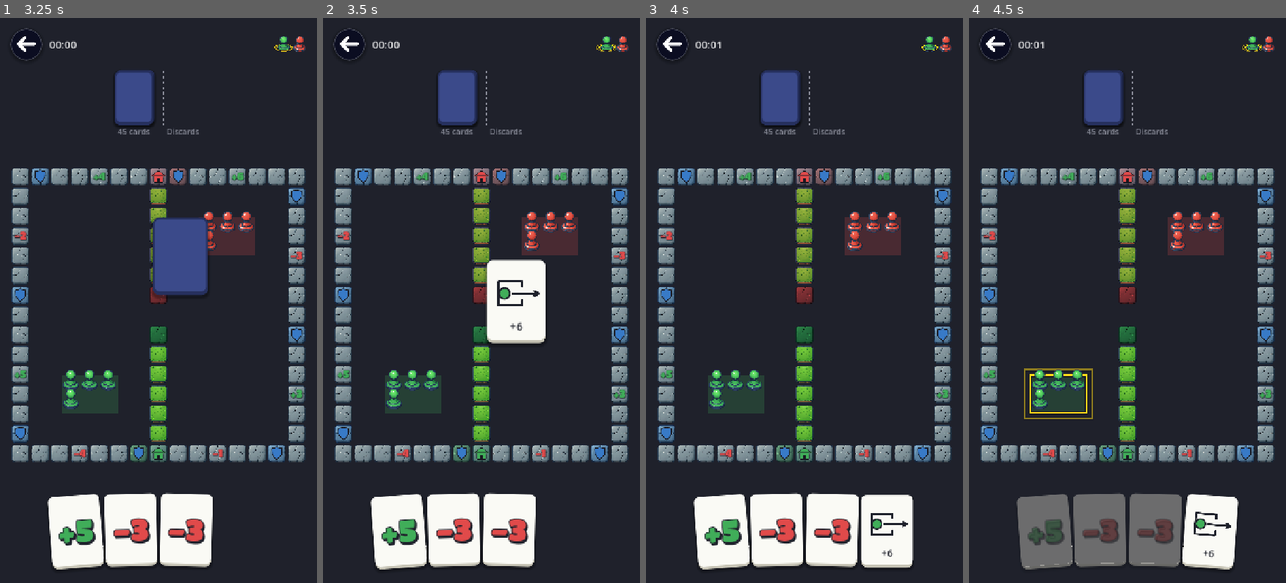
Above: before the commit, frames 1-4 (left to right).
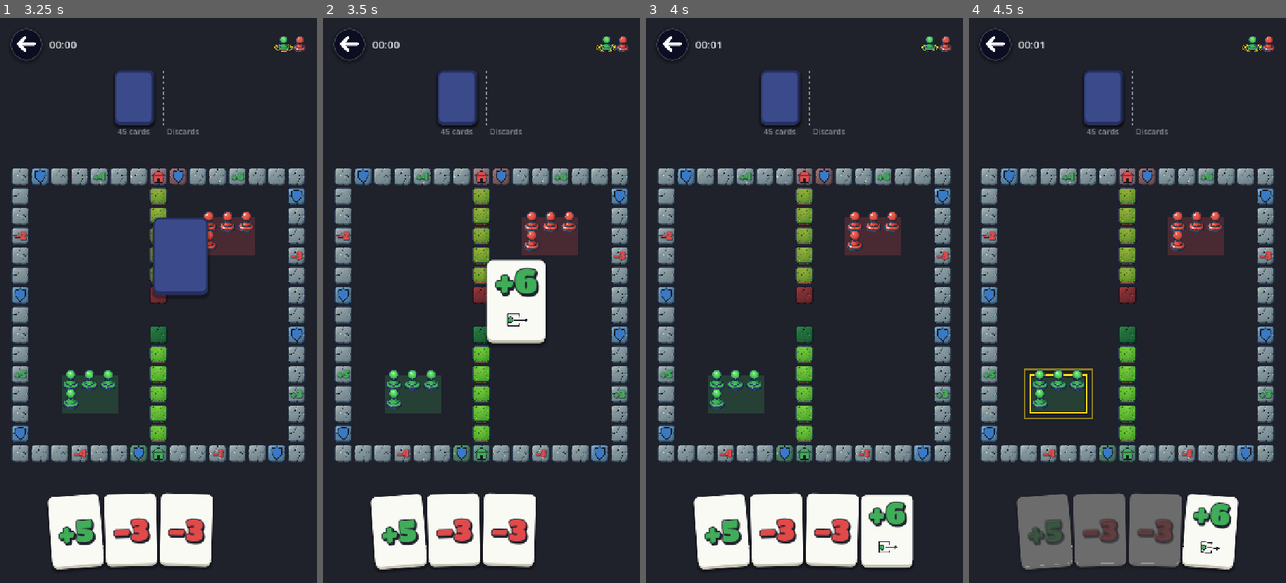
Above: after the commit, the same moments.

Repository: sezertanci/Pawnic
Game: Godot game, scene res://scenes/main.tscn
Same seed, same stepped clock (60 frames per second), same inputs: the game is played once before the commit and once after it.
Inputs (mouse positions are in pixels of both pictures, inside the frame that each line leads up to):
- Up to frame 1 (3.25 s): click "New game" at 0.5 s; click "Single player" at 1.25 s; click "Single player" at 2 s; click "Start" at 2.75 s
- Up to frame 2 (3.5 s): no input
- Up to frame 3 (4 s): tap Enter at 3.5 s; drag from (804, 317) to (836, 176) at 3.52 s
- Up to frame 4 (4.5 s): click (1209, 532) at 4.25 s

Frame 1 is identical in both runs. In frame 2, 0.7% of the frame differs, in the area x 54-69%, y 44-56%; in frame 3, 0.5%; in frame 4, 0.5%.

Commit message:
feat: sembollü kartlarda iri sayı üstte, sembol altta
Co-Authored-By: Claude Opus 5.5 <noreply@anthropic.com>

Diff:
--- a/scripts/ui/card_symbol.gd
+++ b/scripts/ui/card_symbol.gd
@@ -3,8 +3,9 @@
 ## Kartlarda yazının yerine çizilen sembol:
 ## İleri ve geri: iri, konturlu ve gölgeli renkli sayı (+7, −5).
 ## Yer değiştir: iki taş ve aralarında karşılıklı oklar.
-## Çıkış: kutudan dışarı çıkan taş ve ok; çıkış sayısında (+6) altına sayı da yazılır.
-## Kısayol: ev. Joker: yıldız ve seçilebilen sayı aralığı; sayı seçilince üstte o sayı.
+## Çıkış: kutudan dışarı çıkan taş ve ok. Kısayol: ev. Joker: yıldız ve seçilebilen sayı aralığı.
+## Sayılı sembollü kartlarda (çıkış sayısı +6, geri yolla −8, sayısı seçilmiş joker) üst yarıda
+## iri sayı, alt yarıda küçültülmüş sembol çizilir.
 ## Yıldız: yalnızca yıldız (kural ekranındaki kazanma simgesi).
 ## Sembolü olmayan kartlarda gizlidir. Renkler arayüz temasındaki CardSymbol türünden okunur.
 
@@ -37,8 +38,11 @@
 const PAWN_RADIUS := 0.17
 const PAWN_Y := 0.48
 const TEXT_Y := 0.85
-## Jokerde seçilen sayının yazı çizgisi (kart boyuna oranla).
-const CHOSEN_Y := 0.2
+## Sayılı sembollü kartlarda iri sayının kapladığı üst bölüm ve küçük sembolün ortası
+## (kart boyuna oranla), sembolün küçültme oranı.
+const NUMBER_AREA := 0.5
+const SMALL_SYMBOL_Y := 0.72
+const SMALL_SYMBOL_SCALE := 0.5
 const SWAP_RADIUS := 0.13
 const SWAP_PAWN_X := 0.2
 const SWAP_ARROW_X := 0.35
@@ -52,11 +56,15 @@
 ## Taşın kutunun sol kenarından uzaklığı (kutu yarı boyuna oranla).
 const BOX_PAWN_SHIFT := 0.5
 const BOX_ARROW_END := 0.88
-## Kutunun dikey yeri (kart boyuna oranla); +6 kartında yazıya yer açmak için daha yukarıdadır.
+## Kutunun dikey yeri (kart boyuna oranla).
 const EXIT_Y := 0.5
-const EXIT_FORWARD_Y := 0.4
-## Geri yolla: taşın üstündeki dönen okun yarıçapı.
-const TURN_RADIUS := 0.15
+## Geri yolla: taşı çevreleyen eliptik okun yatay ve dikey yarıçapı; ok sağ üstten başlar,
+## taşın üstünden ve solundan dolaşıp sağ altta biter (açılar radyan, ekranda y aşağıdır).
+const ORBIT_RADII := Vector2(0.34, 0.25)
+const ORBIT_FROM := -PI / 4.0
+const ORBIT_TO := -PI * 7.0 / 4.0
+## Eliptik okun kalınlığı, normal çizgi kalınlığına oranla.
+const ORBIT_WIDTH := 1.6
 ## Kısayol: kartta evin kapladığı alan (kart boyuna oranla).
 const HOUSE_BOUNDS := Rect2(0.2, 0.2, 0.6, 0.42)
 ## Evin parçaları, kapladığı alana oranla: gövde genişliği, çatı yüksekliği, kapı boyu.
@@ -110,42 +118,58 @@
 func _draw() -> void:
 	match _kind:
 		Kind.FORWARD:
-			_draw_number(Card.Type.FORWARD, FORWARD_COLOR)
+			_draw_number(Card.Type.FORWARD, FORWARD_COLOR, _value, Rect2(Vector2.ZERO, size))
 		Kind.BACK:
-			_draw_number(Card.Type.BACK, BACK_COLOR)
+			_draw_number(Card.Type.BACK, BACK_COLOR, _value, Rect2(Vector2.ZERO, size))
 		Kind.SWAP:
 			_draw_swap()
 		Kind.EXIT_FORWARD:
-			_draw_exit_forward()
+			_draw_numbered(Card.Type.FORWARD, FORWARD_COLOR, _value, _draw_exit)
 		Kind.EXIT:
 			_draw_exit()
 		Kind.SEND_BACK:
-			_draw_send_back()
+			if _value > 0:
+				_draw_numbered(Card.Type.BACK, BACK_COLOR, _value, _draw_send_back)
+			else:
+				_draw_send_back()
 		Kind.SHORTCUT:
 			var ink := _color(INK_COLOR)
 			var bounds := Rect2(HOUSE_BOUNDS.position * size, HOUSE_BOUNDS.size * size)
 			draw_house(self, bounds, _color(PAWN_COLOR), ink, _line_width())
 		Kind.JOKER:
-			_draw_star()
-			_draw_caption(RANGE_TEXT % _joker_max)
-			if _chosen != Card.NO_VALUE:
-				_draw_caption(str(_chosen), CHOSEN_Y)
+			if _chosen == Card.NO_VALUE:
+				_draw_star()
+				_draw_caption(RANGE_TEXT % _joker_max)
+			else:
+				_draw_numbered(Card.Type.FORWARD, FORWARD_COLOR, _chosen, _draw_star)
 		Kind.STAR:
 			_draw_star()
 
 
-## Jokerde seçilen sayıyı kartın üst bölümünde gösterir; Card.NO_VALUE verilirse kaldırır.
+## Jokerde seçilen sayıyı kartın üst bölümünde iri gösterir; Card.NO_VALUE verilirse kaldırır.
 func show_chosen(value: int) -> void:
 	_chosen = value
 	queue_redraw()
 
 
-## Kartın ortasına iri sayı.
-func _draw_number(type: Card.Type, color_name: StringName) -> void:
-	var text := tr(Card.LABEL_KEYS[type]) % _value
+## rect alanının ortasına iri sayı; type yalnızca işaretini (+, −) belirler.
+func _draw_number(type: Card.Type, color_name: StringName, value: int, rect: Rect2) -> void:
+	var text := tr(Card.LABEL_KEYS[type]) % value
 	var font := get_theme_font(NUMBER_FONT, STYLE)
-	var rect := Rect2(Vector2.ZERO, size)
 	BigNumber.draw(self, font, rect, text, _color(color_name), _color(INK_COLOR))
+
+
+## Üst yarıda iri sayı, alt yarıda küçültülmüş sembol. draw_symbol sembolü tam kart boyunda
+## çizer; ölçekli dönüşümle kartın ortası alt bölüme taşınır.
+func _draw_numbered(
+	type: Card.Type, color_name: StringName, value: int, draw_symbol: Callable
+) -> void:
+	_draw_number(type, color_name, value, Rect2(0.0, 0.0, size.x, size.y * NUMBER_AREA))
+	var target := Vector2(size.x / 2.0, size.y * SMALL_SYMBOL_Y)
+	var offset := target - size / 2.0 * SMALL_SYMBOL_SCALE
+	draw_set_transform(offset, 0.0, Vector2.ONE * SMALL_SYMBOL_SCALE)
+	draw_symbol.call()
+	draw_set_transform_matrix(Transform2D.IDENTITY)
 
 
 func _draw_swap() -> void:
@@ -159,14 +183,9 @@
 	_draw_arrow(Vector2(right, middle + gap), Vector2(left, middle + gap))
 
 
-func _draw_exit_forward() -> void:
-	_draw_exit(EXIT_FORWARD_Y)
-	_draw_caption("+%d" % _value)
-
-
 ## Sağ kenarı açık bir kutu; içindeki taştan dışarıya bir ok çıkar.
-func _draw_exit(center_y: float = EXIT_Y) -> void:
-	var center := Vector2(size.x * BOX_X, size.y * center_y)
+func _draw_exit() -> void:
+	var center := Vector2(size.x * BOX_X, size.y * EXIT_Y)
 	var half := size.x * BOX_HALF
 	var opening := size.x * BOX_OPENING
 	var top := center.y - half
@@ -190,17 +209,18 @@
 	_draw_arrow(Vector2(arrow_start, center.y), Vector2(size.x * BOX_ARROW_END, center.y))
 
 
-## Rakip taş ve üstünde soldan aşağı dönen yarım daire ok.
+## Rakip taş ve onu sağ üstten sağ alta, geriye doğru dolaşan eliptik ok.
 func _draw_send_back() -> void:
 	var center := _pawn_center()
 	_draw_pawn(center, PAWN_RADIUS, RIVAL_COLOR)
-	var radius := size.x * TURN_RADIUS
-	var arc_center := Vector2(center.x, center.y - size.x * (PAWN_RADIUS + ARROW_GAP))
-	var arc := SmoothDraw.arc_points(arc_center, radius, PI, TAU)
-	SmoothDraw.stroke(self, arc, _color(INK_COLOR), _line_width())
-	_draw_head(arc_center + Vector2.LEFT * radius, Vector2.DOWN)
-	if _value > 0:
-		_draw_caption("-%d" % _value)
+	var radii := ORBIT_RADII * size.x
+	var orbit := PackedVector2Array()
+	for point: Vector2 in SmoothDraw.arc_points(Vector2.ZERO, 1.0, ORBIT_FROM, ORBIT_TO):
+		orbit.append(center + point * radii)
+	var width := _line_width() * ORBIT_WIDTH
+	SmoothDraw.stroke(self, orbit, _color(INK_COLOR), width)
+	var tip := orbit[orbit.size() - 1]
+	_draw_head(tip, (tip - orbit[orbit.size() - 2]).normalized(), width)
 
 
 ## Ev sembolü: gövde, çatı ve kapı; ölçüler rect'e oranlıdır (tahtadaki kısayol karesi de kullanır).
@@ -278,12 +298,14 @@
 
 
 ## Ok ucu: tip noktasında birleşen, direction yönünü gösteren iki kısa çizgi.
-func _draw_head(tip: Vector2, direction: Vector2) -> void:
+## line_width verilmezse normal çizgi kalınlığı kullanılır.
+func _draw_head(tip: Vector2, direction: Vector2, line_width: float = 0.0) -> void:
 	var back := -direction * size.x * HEAD_RATIO
 	var head := PackedVector2Array(
 		[tip + back.rotated(HEAD_ANGLE), tip, tip + back.rotated(-HEAD_ANGLE)]
 	)
-	SmoothDraw.stroke(self, head, _color(INK_COLOR), _line_width())
+	var width := line_width if line_width > 0.0 else _line_width()
+	SmoothDraw.stroke(self, head, _color(INK_COLOR), width)
 
 
 func _line_width() -> float:
Not shown, changed: PROGRESS.md
